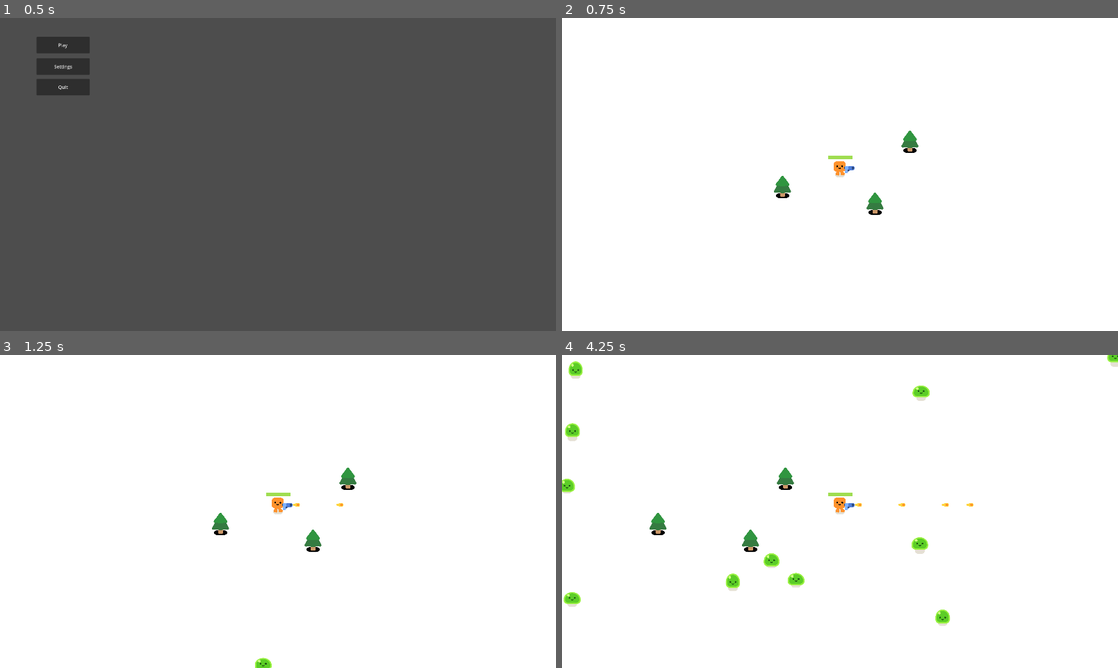
Above: before the commit, frames 1-4 (two rows, left to right).
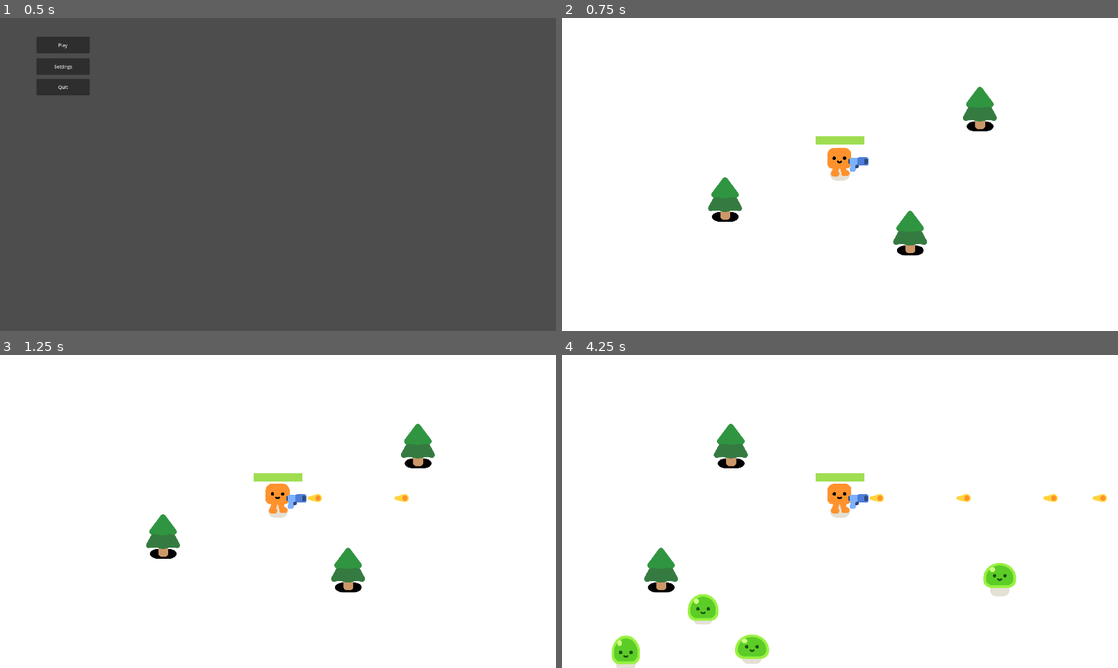
Above: after the commit, the same moments.

Repository: Morgaxx/Deck-Game
Game: Godot game, scene res://menus/main.tscn
The game is run twice, just before and just after one commit, with the same random seed, the same clock (stepped at 60 frames per second) and the same inputs.
Inputs (mouse positions are in pixels of both pictures, inside the frame that each line leads up to):
- Up to frame 1 (0.5 s): no input
- Up to frame 2 (0.75 s): click "Play" at 0.5 s
- Up to frame 3 (1.25 s): no input
- Up to frame 4 (4.25 s): move the mouse to (962, 495) at 1.27 s; press the mouse at (962, 495) at 1.28 s; hold D (move_right) 1.28-2 s; release the mouse at (962, 495) at 2 s; drag from (728, 527) to (840, 505) at 2.02 s; move the mouse to (895, 442) at 2.77 s; press the mouse at (895, 442) at 2.78 s; hold D (move_right) 2.78-3.5 s; release the mouse at (895, 442) at 3.5 s; drag from (812, 574) to (951, 505) at 3.52 s

Frame 1 is identical in both runs. In frame 2, 2.8% of the frame differs, in the area x 26-79%, y 22-76%; in frame 3, 3.1%; in frame 4, 5.5%, in the area x 0-100%, y 0-100%.

Commit message:
Refactoring Slimes +
Added some basic card functionality.
Refactored some mob coding.

Diff:
--- /dev/null
+++ b/Game/custom_resources/enemy_stats.gd
@@ -0,0 +1,18 @@
+class_name EnemyStats
+extends Resource
+
+
+@export var art: Texture
+
+@export_group("Enemy Stats")
+@export var max_health := 1
+@export var speed := 1.0
+@export var damage := 1
+@export var defense := 1
+
+var current_health := max_health
+
+func create_instance() -> Resource:
+	var instance: EnemyStats = self.duplicate()
+	instance.current_health = max_health
+	return instance
--- /dev/null
+++ b/Game/custom_resources/player_stats.gd
@@ -0,0 +1,35 @@
+class_name PlayerStats
+extends Resource
+
+signal stats_changed
+
+@export var max_health := 1
+@export var art: Texture
+
+var health: int : set = set_health
+var block: int : set = set_block
+
+func set_health(value : int) -> void:
+	health = clampi(value, 0, max_health)
+	stats_changed.emit()
+
+func set_block(value : int) -> void:
+	block = clampi(value, 0, 999)
+	stats_changed.emit()
+
+func take_damage(damage : int) -> void:
+	if damage <= 0:
+		return
+	var initial_damage = damage
+	damage = clampi(damage - block, 0, damage)
+	self.block = clampi(block - initial_damage, 0, block)
+	self.health -= damage
+
+func heal(amount : int) -> void:
+	self.health += amount
+
+func create_instance() -> Resource:
+	var instance: PlayerStats = self.duplicate()
+	instance.health = max_health
+	instance.block = 0
+	return instance
--- /dev/null
+++ b/Game/enemies/crab/test_enemy.tres
@@ -0,0 +1,9 @@
+[gd_resource type="Resource" script_class="Stats" load_steps=3 format=3 uid="uid://dxql6l6ouljje"]
+
+[ext_resource type="Texture2D" uid="uid://dvgfmy6vtvjji" path="res://entities/enemies/slime/model/slime_body.png" id="1_hfyyp"]
+[ext_resource type="Script" path="res://custom_resources/player_stats.gd" id="1_k5reu"]
+
+[resource]
+script = ExtResource("1_k5reu")
+max_health = 10
+art = ExtResource("1_hfyyp")
--- a/Game/entities/enemies/slime/model/slimeModel.gd
+++ b/Game/entities/enemies/slime/model/slimeModel.gd
@@ -2,7 +2,7 @@
 
 
 func play_walk():
-	%AnimationPlayer.play("walk")
+	%AnimationPlayer.play("walk",true)
 
 
 func play_hurt():
@@ -10,4 +10,4 @@
 	%AnimationPlayer.queue("walk")
 
 func play_idle():
-	%AnimationPlayer.play("idle")
+	%AnimationPlayer.play("idle",true)
--- a/Game/entities/enemies/slime/model/slimeModel.tscn
+++ b/Game/entities/enemies/slime/model/slimeModel.tscn
@@ -36,26 +36,26 @@
 tracks/2/type = "value"
 tracks/2/imported = false
 tracks/2/enabled = true
-tracks/2/path = NodePath("Anchor:position:y")
+tracks/2/path = NodePath("Anchor/Face/SlimeFace:texture")
 tracks/2/interp = 1
 tracks/2/loop_wrap = true
 tracks/2/keys = {
 "times": PackedFloat32Array(0),
 "transitions": PackedFloat32Array(1),
 "update": 0,
-"values": [0.0]
+"values": [ExtResource("5_v13xj")]
 }
 tracks/3/type = "value"
 tracks/3/imported = false
 tracks/3/enabled = true
-tracks/3/path = NodePath("Anchor/Face/SlimeFace:texture")
+tracks/3/path = NodePath("Anchor:position:y")
 tracks/3/interp = 1
 tracks/3/loop_wrap = true
 tracks/3/keys = {
 "times": PackedFloat32Array(0),
 "transitions": PackedFloat32Array(1),
-"update": 1,
-"values": [ExtResource("5_v13xj")]
+"update": 0,
+"values": [0.0]
 }
 tracks/4/type = "value"
 tracks/4/imported = false
@@ -76,26 +76,26 @@
 tracks/0/type = "value"
 tracks/0/imported = false
 tracks/0/enabled = true
-tracks/0/path = NodePath("Anchor/Face/SlimeFace:texture")
-tracks/0/interp = 1
-tracks/0/loop_wrap = true
-tracks/0/keys = {
+tracks/0/path = NodePath("Anchor/Face:position:y")
+tracks/0/interp = 1
+tracks/0/loop_wrap = true
+tracks/0/keys = {
+"times": PackedFloat32Array(0, 0.1),
+"transitions": PackedFloat32Array(1, 1),
+"update": 0,
+"values": [-25.0, -35.0]
+}
+tracks/1/type = "value"
+tracks/1/imported = false
+tracks/1/enabled = true
+tracks/1/path = NodePath("Anchor/Face/SlimeFace:texture")
+tracks/1/interp = 1
+tracks/1/loop_wrap = true
+tracks/1/keys = {
 "times": PackedFloat32Array(0, 0.2),
 "transitions": PackedFloat32Array(1, 1),
-"update": 1,
+"update": 0,
 "values": [ExtResource("6_3cpba"), ExtResource("5_v13xj")]
-}
-tracks/1/type = "value"
-tracks/1/imported = false
-tracks/1/enabled = true
-tracks/1/path = NodePath("Anchor/Face:position:y")
-tracks/1/interp = 1
-tracks/1/loop_wrap = true
-tracks/1/keys = {
-"times": PackedFloat32Array(0, 0.1),
-"transitions": PackedFloat32Array(1, 1),
-"update": 0,
-"values": [-25.0, -35.0]
 }
 tracks/2/type = "value"
 tracks/2/imported = false
--- a/Game/entities/enemies/slime/slime.gd
+++ b/Game/entities/enemies/slime/slime.gd
@@ -1 +1,11 @@
 extends Mob
+
+
+func play_animation(animationToPlay: String) -> void:
+	match (animationToPlay):
+		"WALK":
+			%Slime.play_walk()
+		"IDLE":
+			%Slime.play_idle()
+		"HURT":
+			%Slime.play_hurt()
--- a/Game/entities/enemies/slime/slime.tscn
+++ b/Game/entities/enemies/slime/slime.tscn
@@ -1,6 +1,7 @@
-[gd_scene load_steps=4 format=3 uid="uid://skbite502t6b"]
+[gd_scene load_steps=5 format=3 uid="uid://skbite502t6b"]
 
 [ext_resource type="Script" path="res://entities/enemies/slime/slime.gd" id="1_xrv21"]
+[ext_resource type="Resource" uid="uid://b5ediokqjsw1l" path="res://entities/enemies/slime/slime_enemy_stats.tres" id="2_1bfp8"]
 [ext_resource type="PackedScene" uid="uid://ogik4s70pgwl" path="res://entities/enemies/slime/model/slimeModel.tscn" id="2_h7ivc"]
 
 [sub_resource type="CircleShape2D" id="CircleShape2D_huo5a"]
@@ -11,6 +12,7 @@
 collision_mask = 3
 motion_mode = 1
 script = ExtResource("1_xrv21")
+enemy_stats = ExtResource("2_1bfp8")
 
 [node name="Slime" parent="." instance=ExtResource("2_h7ivc")]
 unique_name_in_owner = true
--- /dev/null
+++ b/Game/entities/enemies/slime/slime_enemy_stats.tres
@@ -0,0 +1,10 @@
+[gd_resource type="Resource" script_class="EnemyStats" load_steps=2 format=3 uid="uid://b5ediokqjsw1l"]
+
+[ext_resource type="Script" path="res://custom_resources/enemy_stats.gd" id="1_i8k8t"]
+
+[resource]
+script = ExtResource("1_i8k8t")
+max_health = 3
+speed = 300.0
+damage = 1
+defense = 1
--- a/Game/mob.gd
+++ b/Game/mob.gd
@@ -1,30 +1,38 @@
 extends CharacterBody2D
 class_name Mob
 
-const MAX_HEALTH = 3
-var current_health = MAX_HEALTH
-var damage = 5.0
+@export var enemy_stats: EnemyStats : set = set_enemy_stats
 
 @onready var player = get_node("/root/Game/Player")
 
+enum currentAnimation {IDLE,WALK,HURT}
 
 func _physics_process(delta: float) -> void:
 	var direction = global_position.direction_to(player.global_position)
-	velocity = direction * 300.0
+	velocity = direction * enemy_stats.speed
 	move_and_slide()
 
 	if velocity.length() > 0.0:
-		%Slime.play_walk()
+		play_animation("WALK")
 	else:
-		%Slime.play_idle()
+		play_animation("IDLE")
+
+func set_enemy_stats(value: EnemyStats) -> void:
+	enemy_stats = value.create_instance()
+
+	#if not stats.stats_changed.is_connected(update_stats):    This is to connect any signals
+		#stats.stats_changed.connect(update_stats)
+
+func play_animation(animationToPlay: String):
+	pass
 
 func get_damage() -> float:
-	return damage
+	return enemy_stats.damage
 
 func take_damage() -> void:
-	current_health -= 1
-	%Slime.play_hurt()
-	if current_health == 0:
+	enemy_stats.current_health -= 1
+	play_animation("HURT")
+	if enemy_stats.current_health == 0:
 		die()
 
 func die() -> void:
--- a/Game/player/playableCharacters/player.tscn
+++ b/Game/player/playableCharacters/player.tscn
@@ -32,7 +32,6 @@
 
 [node name="Camera2D" type="Camera2D" parent="."]
 scale = Vector2(1, 0.978821)
-zoom = Vector2(0.5, 0.5)
 
 [node name="Gun" parent="." instance=ExtResource("3_kxy8r")]
 position = Vector2(0, -34)
--- /dev/null
+++ b/Game/player/playableCharacters/warrior/warrior_starting_deck.tres
@@ -0,0 +1,10 @@
+[gd_resource type="Resource" script_class="CardPile" load_steps=5 format=3 uid="uid://tyo1ipvdf5ho"]
+
+[ext_resource type="Script" path="res://custom_resources/card.gd" id="1_n0tp7"]
+[ext_resource type="Script" path="res://custom_resources/card_pile.gd" id="2_5qvli"]
+[ext_resource type="Resource" uid="uid://dk44hg2fx2vo4" path="res://player/playableCharacters/warrior/cards/warrior_axe_attack.tres" id="2_ns8aq"]
+[ext_resource type="Resource" uid="uid://cq7y751c6g5ji" path="res://player/playableCharacters/warrior/cards/warrior_block.tres" id="3_q3p5m"]
+
+[resource]
+script = ExtResource("2_5qvli")
+cards = Array[ExtResource("1_n0tp7")]([ExtResource("2_ns8aq"), ExtResource("2_ns8aq"), ExtResource("2_ns8aq"), ExtResource("2_ns8aq"), ExtResource("2_ns8aq"), ExtResource("3_q3p5m"), ExtResource("3_q3p5m"), ExtResource("3_q3p5m"), ExtResource("3_q3p5m"), ExtResource("3_q3p5m")])
--- a/Game/scenes/card_ui/card_ui.gd
+++ b/Game/scenes/card_ui/card_ui.gd
@@ -42,3 +42,6 @@
 
 func _on_drop_point_detector_area_exited(area: Area2D) -> void:
 	targets.erase(area)
+
+func is_running() -> bool:
+	return true
